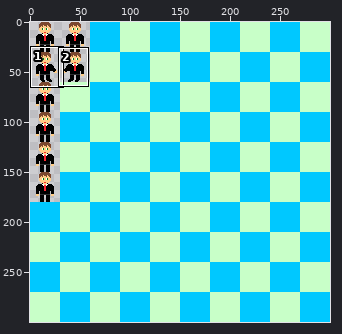
One commit to this sprite sheet: assets/textures/characters/player.png. Above, an overview of the earlier version with the close-up marked.
Close-up. As it was:
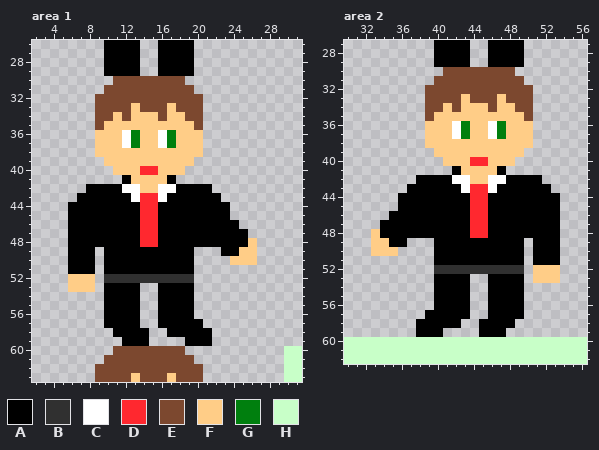
The file is 300x300 pixels. Shown: area 1: x 2..31, y 26..63; area 2: x 30..56, y 27..62. The commit also changed other parts of the picture, which this record leaves out.
Palette (. is transparent): A #000000  B #303030  C #ffffff  D #ff282f  E #7c482f  F #ffcd87  G #007f0e  H #c8ffc8
Pixels before, area 1, first column x 6:
26 ....AAAA..AAAA............
27 ....AAAA..AAAA............
28 ....AAAA..AAAA............
29 ....AAAA..AAAA............
30 .....EEEEEEEE.............
31 ....EEEEEEEEEE............
32 ...EEEEEEEEEEEE...........
33 ...EEEEFEEEFEEE...........
34 ...EEFEFFFEFFEE...........
35 ...EFFFFFFFFFFE...........
36 ...FFFCGFFCGFFF...........
37 ...FFFCGFFCGFFF...........
38 ...FFFFFFFFFFFF...........
39 ....FFFFFFFFFF............
40 .....FFFDDFFF.............
41 ......AFFFFA..............
42 ..AAAACCFFCCAAAA..........
43 .AAAAAACDDCAAAAAA.........
44 AAAAAAAADDAAAAAAAA........
45 AAAAAAAADDAAAAAAAA........
46 AAAAAAAADDAAAAAAAAA.......
47 AAAAAAAADDAAAAAAAAAA......
48 AAAAAAAADDAAAAAAAAAAF.....
49 AAA.AAAAAAAAAA...AAFF.....
50 AAA.AAAAAAAAAA....FFF.....
51 AAA.AAAAAAAAAA............
52 FFF.BBBBBBBBBB............
53 FFF.AAAA..AAAA............
54 ....AAAA..AAAA............
55 ....AAAA..AAAA............
56 ....AAAA..AAAA............
57 ....AAAA..AAAAA...........
58 .....AAAA..AAAAA..........
59 ......AAA....AAA..........
60 .....EEEEEEEE...........HH
61 ....EEEEEEEEEE..........HH
62 ...EEEEEEEEEEEE.........HH
63 ...EEEEFEEEFEEE.........HH
Pixels before, area 2, first column x 30:
27 ..........AAAA..AAAA.......
28 ..........AAAA..AAAA.......
29 ..........AAAA..AAAA.......
30 ...........EEEEEEEE........
31 ..........EEEEEEEEEE.......
32 .........EEEEEEEEEEEE......
33 .........EEEEFEEEFEEE......
34 .........EEFEFFFEFFEE......
35 .........EFFFFFFFFFFE......
36 .........FFFCGFFCGFFF......
37 .........FFFCGFFCGFFF......
38 .........FFFFFFFFFFFF......
39 ..........FFFFFFFFFF.......
40 ...........FFFDDFFF........
41 ............AFFFFA.........
42 ........AAAACCFFCCAAAA.....
43 .......AAAAAACDDCAAAAAA....
44 ......AAAAAAAADDAAAAAAAA...
45 ......AAAAAAAADDAAAAAAAA...
46 .....AAAAAAAAADDAAAAAAAA...
47 ....AAAAAAAAAADDAAAAAAAA...
48 ...FAAAAAAAAAADDAAAAAAAA...
49 ...FFAA...AAAAAAAAAA.AAA...
50 ...FFF....AAAAAAAAAA.AAA...
51 ..........AAAAAAAAAA.AAA...
52 ..........BBBBBBBBBB.FFF...
53 ..........AAAA..AAAA.FFF...
54 ..........AAAA..AAAA.......
55 ..........AAAA..AAAA.......
56 ..........AAAA..AAAA.......
57 .........AAAAA..AAAA.......
58 ........AAAAA..AAAA........
59 ........AAA....AAA.........
60 HHHHHHHHHHHHHHHHHHHHHHHHHHH
61 HHHHHHHHHHHHHHHHHHHHHHHHHHH
62 HHHHHHHHHHHHHHHHHHHHHHHHHHH
New version:
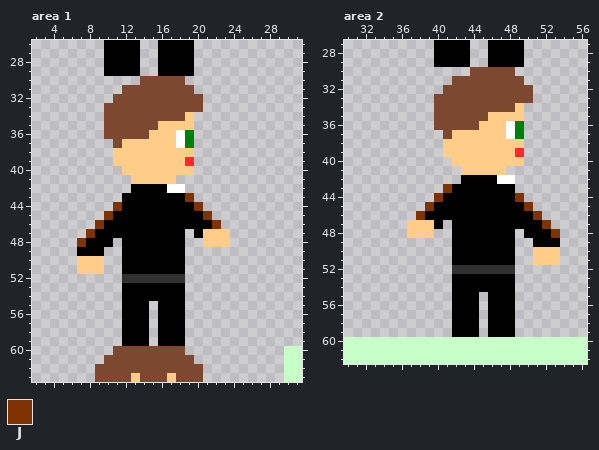
Colours new in this view: J #7f3300
Diff:
Changed rows in their new state; - is an unchanged pixel.
Area 1:
first column x 6:
30 -----...-------------
31 ----..---------------
32 ---..----------------
33 ---.---E---E---------
34 ---.-E-EEE-EEF.------
35 ---.EEEEEE----.------
36 ---.EEEEE-FFCG.------
37 ---..EFF--FFCG.------
38 ---..---------.------
39 ----.--------D-------
40 -----.--FF---F-------
41 ------.----F---------
42 --.....AAAA-C...-----
43 -.....-AAAA--J...----
44 .....J--AA----J...---
45 ....J---AA-----J..---
46 ...J----AA------J..--
47 ..J-----AA---.-FFF..-
48 .J---.--AA---..FFF...
49 .--A..-------.---....
50 .FFF..-------.----...
51 .FFF..-------.-------
52 ...-..-------.-------
53 ...-..--AA---.-------
54 ----..--AA---.-------
55 ----..--A----.-------
56 ----..--A----.-------
57 ----..--A----..------
58 -----.----A--...-----
59 ----------AAA...-----
Area 2:
first column x 33:
30 --------...----------
31 -------..------------
32 ------..-------------
33 ------.---E---E------
34 ------.-E-EEE-EEF.---
35 ------.EEEEEE----.---
36 ------.EEEEE-FFCG.---
37 ------..EFF--FFCG.---
38 ------..---------.---
39 -------.--------D----
40 --------.--FF---F----
41 ---------.----F------
42 -----.....AAAA-C...--
43 ----....J-AAAA--....-
44 ---....J---AA---J....
45 ---...J----AA----J...
46 --...J-----AA-----J..
47 -...FFF-.--AA------J.
48 ....FFF..--AA---.---J
49 ....---..-------.----
50 ...----..-------.-FFF
51 -------..-------.-FFF
52 -------..-------.-...
53 -------..--AA---.-...
54 -------..--AA---.----
55 -------..--A----.----
56 -------..--A----.----
57 ------...--A----.----
58 -----....-AA.--------
59 -----...-AAA.--A-----
Boxes around the changes in both close-ups, in picture pixels (x1, y1, x2, y2):
changed: (68, 76, 257, 346)
changed: (371, 67, 560, 337)
